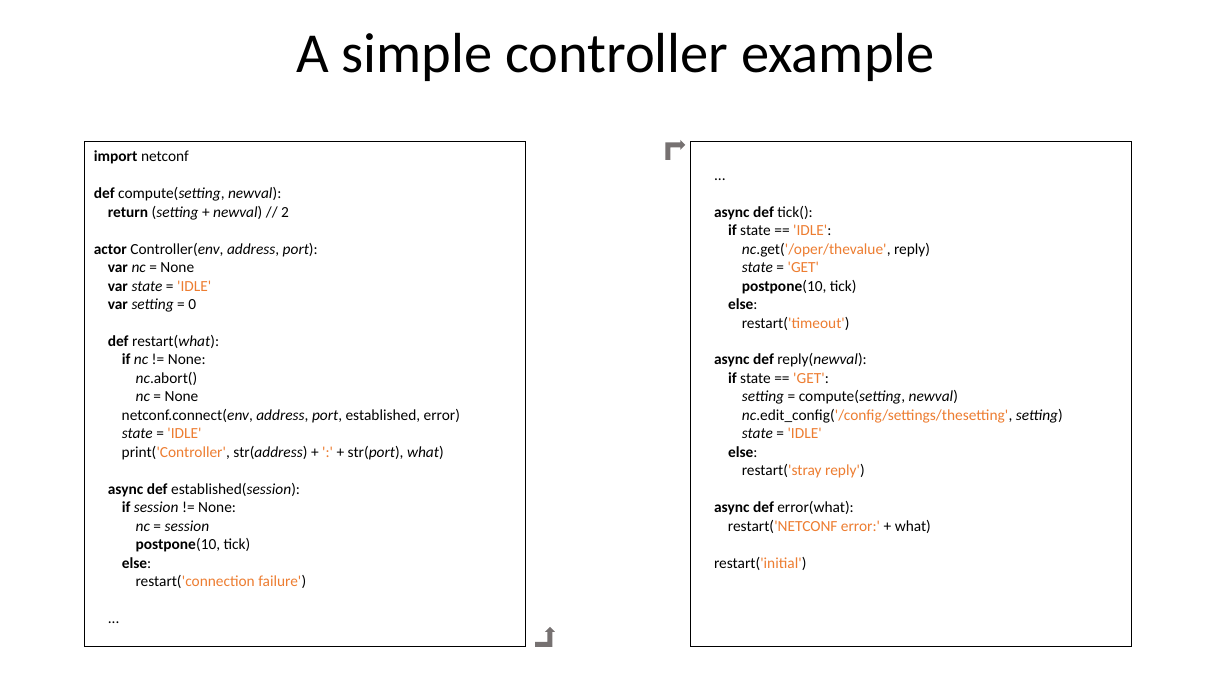
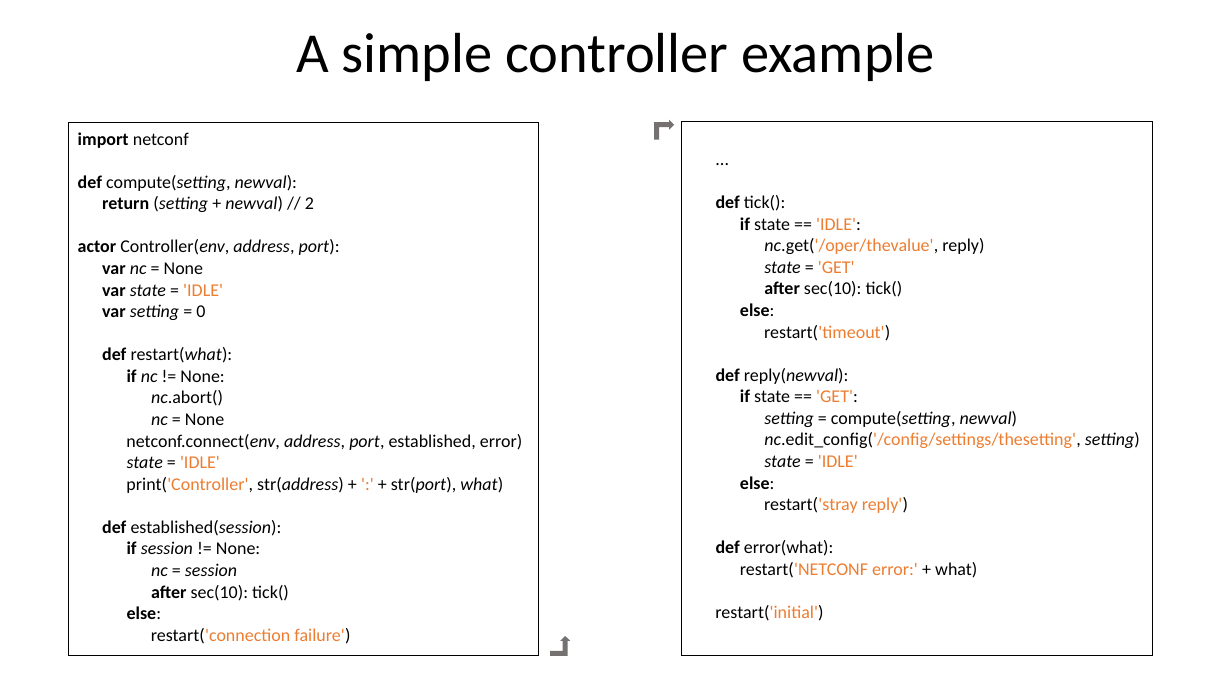
Before and after one commit to actonlang/acton, a slide deck: slide 5 of ActonCompiler.pptx (slide 2 before the commit). Drawn at 1232x693 pixels with LibreOffice and Linux fonts; fonts in the diff are those of the drawing. Boxes give left, top, right and bottom in pixels: in the first picture for what was removed or moved away, otherwise in the second. Text is boxed around its words. In the diff, an @@ line names an element or a change of style, - is before the commit and + after.

```diff
--- a/ActonCompiler.pptx
+++ b/ActonCompiler.pptx
@@ text at (68, 122, 539, 655): paragraph removed @@
-...
@@ text "import netconf": place and size @@
-text "import netconf" at (85, 141, 526, 646)
+text "import netconf" at (68, 122, 539, 655)
@@ text at (78, 132, 522, 644): size 12 to 14 pt in "import netconf", "def compute(setting, newval):", "return (setting + newval) // 2", "actor Controller(env, address, port):" and 14 more places @@
@@ bent up arrow: place and size @@
-bent up arrow at (665, 140, 686, 161)
+bent up arrow at (654, 120, 675, 140)
@@ rectangle "...": place and size @@
-rectangle "..." at (691, 141, 1132, 646)
+rectangle "..." at (682, 121, 1153, 656)
@@ text in rectangle at (716, 195, 786, 211): text changed; size 12 to 14 pt; bold off @@
-async def tick():
+def tick():
@@ text in rectangle at (715, 217, 1140, 621): size 12 to 14 pt in "...", "if state == 'IDLE':", "nc.get('/oper/thevalue', reply)", "state = 'GET'" and 10 more places @@
@@ text in rectangle at (764, 281, 903, 297): text changed; size 12 to 14 pt @@
-postpone(10, tick)
+after sec(10): tick()
@@ text in rectangle at (716, 368, 849, 384): text changed; size 12 to 14 pt @@
-async def reply(newval):
+def reply(newval):
@@ text at (102, 520, 282, 536): text changed; size 12 to 14 pt @@
-async def established(session):
+def established(session):
@@ text in rectangle at (716, 540, 833, 556): text changed; size 12 to 14 pt @@
-async def error(what):
+def error(what):
@@ text at (151, 585, 289, 601): text changed; size 12 to 14 pt @@
-postpone(10, tick)
+after sec(10): tick()
@@ bent up arrow: place and size @@
-bent up arrow at (535, 627, 555, 647)
+bent up arrow at (550, 636, 570, 656)
```
Also in this commit, not shown: 1 other slide changed, 5 slides added.
